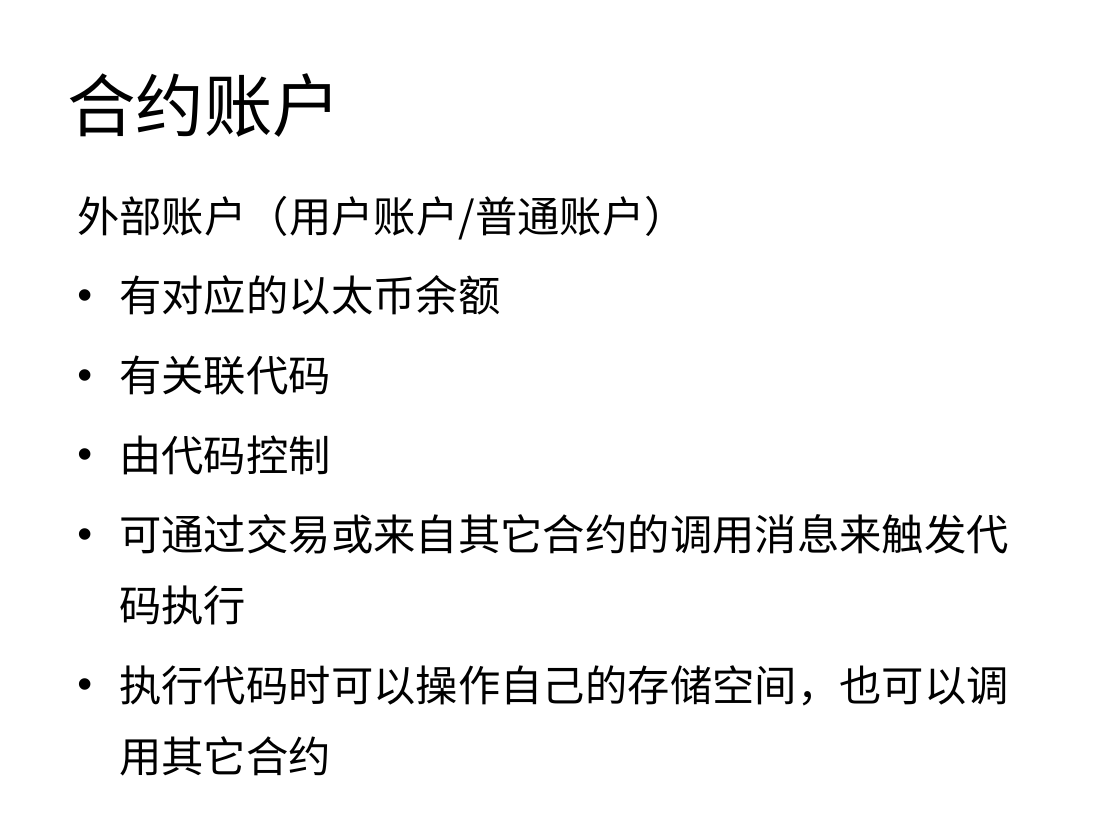
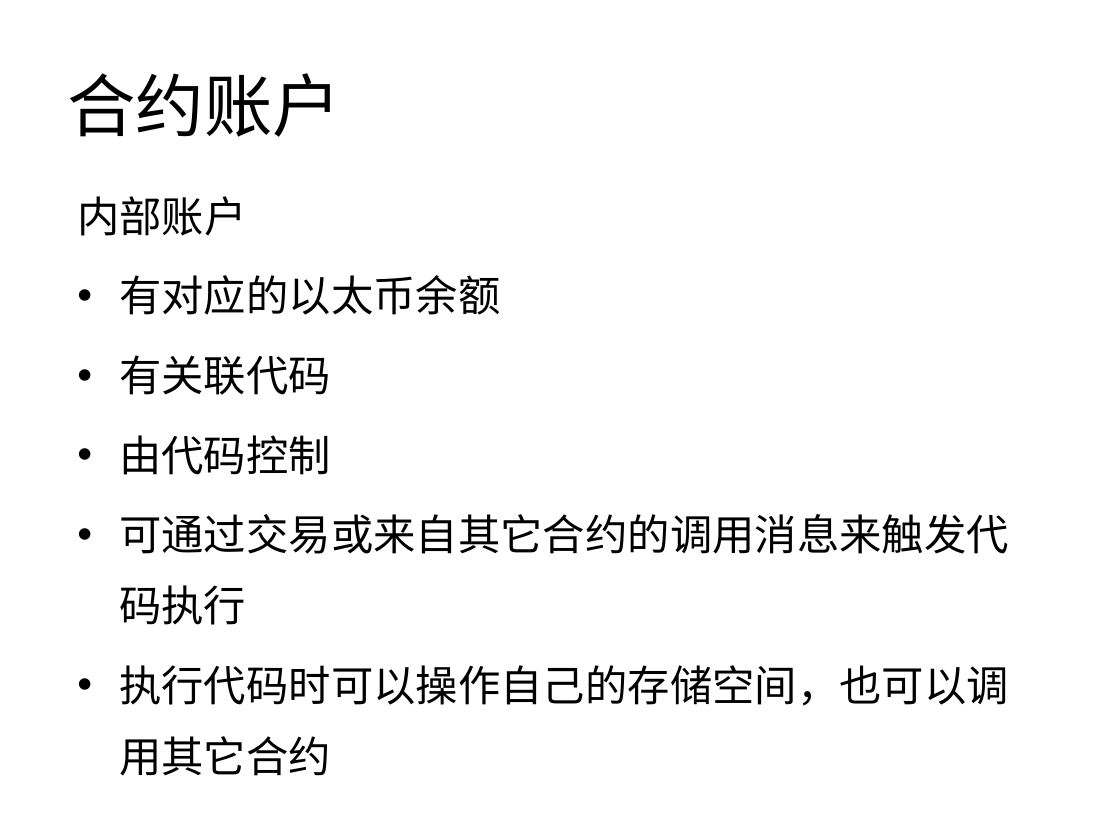
Before and after one commit to confucianzuoyuan/blockchain-tutorial, a slide deck: slide 9 of 以太坊教程/4_1_以太坊账户与合约 .pptx. Drawn at 1120x840 pixels with LibreOffice and Linux fonts; fonts in the diff are those of the drawing. Boxes give left, top, right and bottom in pixels: in the first picture for what was removed or moved away, otherwise in the second. Text is boxed around its words. In the diff, an @@ line names an element or a change of style, - is before the commit and + after.

```diff
--- a/以太坊教程/4_1_以太坊账户与合约 .pptx
+++ b/以太坊教程/4_1_以太坊账户与合约 .pptx
@@ text at (77,196,246,236): text changed @@
-外部账户（用户账户/普通账户）
+内部账户
```
Also in this commit, not shown: 1 other file.
